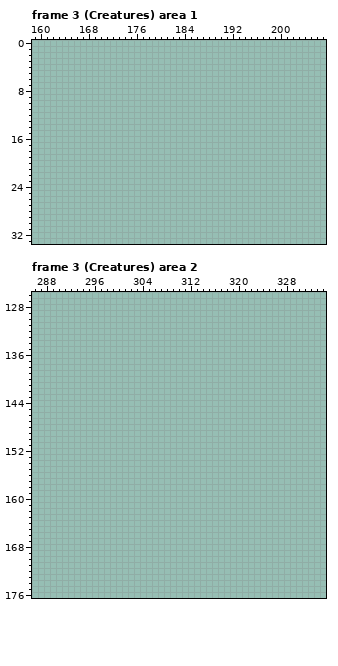
Two versions of one pixel-art file, Assets/Aseprite Files/Tower Tiles.aseprite. That is the earlier state.
640x360 pixels, 3 frames. Colours within 5 levels of each other are drawn and written as one. Shown: frame 3 (Creatures) area 1: x 159..207, y 0..33; frame 3 (Creatures) area 2: x 286..334, y 126..176.
The same view after the edit:
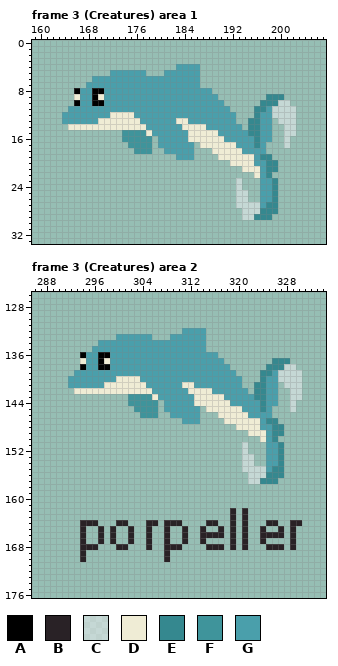
Palette (. is transparent): A #000000  B #292226  C #f7f4f77c  D #efecd5  E #35888f  F #3f949b  G #4a9fab
Edits made:
Frame 3 (Creatures) area 1, layer "Structure":
y 4: x 183..186 .... -> GGGG
y 5: x 172..177 ...... -> GGGGGG; x 181..186 ...... -> GGGGGG
y 6: x 169..186 .................. -> GGGGGGGGGGGGGGGGGG
y 7: x 168..186 ................... -> GGGGGGGGGGGGGGGGGGG
y 8: x 166..188 ....................... -> AGGAAGGGGGGGGGGGGGGGGGG
y 9: x 166..189 ........................ -> DGGADGGGGGGGGGGGGGGGGGGG; x 198..200 ... -> EEE
y 10: x 166..190 ......................... -> AGGAAGGGGGGGGGGGGGGGGGGGG; x 197..201 ..... -> EEECC
y 11: x 165..191 ........................... -> GGGGGGGGGGGGGGGGGGGGGGGGGGG; x 196..202 ....... -> EEGCCCC
y 12: x 164..192 ............................. -> GGGGGGGGDDDDGGGGGGGGGGGGGGGGG; x 196..202 ....... -> EGGCCCC
y 13: x 164..192 ............................. -> GGGGGGDDDDDDDGGGGGGDDGGGGGGGG; x 195..198 .... -> EEGG; x 200..202 ... -> CCC
y 14: x 165..193 ............................. -> DDDDDDDDDDDDDGGGGGGDDDDGGGGGG; x 195..198 .... -> EEGG; x 201..202 .. -> CC
y 15: x 174..198 ......................... -> FFFFDGGGGGGDDDDDGGGGGEEGG; x 201..202 .. -> CC
y 16: x 174..178 ..... -> FFFFF; x 180..198 ................... -> GGGGGDDDDDDGGGGGEGG; x 201 . -> C
y 17: x 175..178 .... -> FFFF; x 180..185 ...... -> GGGGGG; x 187..197 ........... -> DDDDDDGGGEG; x 201 . -> C
y 18: x 176..178 ... -> FFF; x 181..185 ..... -> GGGGG; x 189..197 ......... -> DDDDDGGGG
y 19: x 183..185 ... -> GGG; x 190..198 ......... -> DDDDDDGEE
y 20: x 192..199 ........ -> DDDDGGEE
y 21: x 194..199 ...... -> DDDGEE
y 22: x 196..198 ... -> DGE
y 23..24: x 193 . -> C; x 197..199 ... -> GGE
y 25..26: x 193..194 .. -> CC; x 197..199 ... -> GGE
y 27: x 193..199 ....... -> CCCCGEE
y 28: x 194..199 ...... -> CCCEEE
y 29: x 194..198 ..... -> CCEEE
Frame 3 (Creatures) area 2, layer "Structure":
y 132: x 311..314 .... -> GGGG
y 133: x 300..305 ...... -> GGGGGG; x 309..314 ...... -> GGGGGG
y 134: x 297..314 .................. -> GGGGGGGGGGGGGGGGGG
y 135: x 296..314 ................... -> GGGGGGGGGGGGGGGGGGG
y 136: x 294..316 ....................... -> AGGAAGGGGGGGGGGGGGGGGGG
y 137: x 294..317 ........................ -> DGGADGGGGGGGGGGGGGGGGGGG; x 326..328 ... -> EEE
y 138: x 294..318 ......................... -> AGGAAGGGGGGGGGGGGGGGGGGGG; x 325..329 ..... -> EEECC
y 139: x 293..319 ........................... -> GGGGGGGGGGGGGGGGGGGGGGGGGGG; x 324..330 ....... -> EEGCCCC
y 140: x 292..320 ............................. -> GGGGGGGGDDDDGGGGGGGGGGGGGGGGG; x 324..330 ....... -> EGGCCCC
y 141: x 292..320 ............................. -> GGGGGGDDDDDDDGGGGGGDDGGGGGGGG; x 323..326 .... -> EEGG; x 328..330 ... -> CCC
y 142: x 293..321 ............................. -> DDDDDDDDDDDDDGGGGGGDDDDGGGGGG; x 323..326 .... -> EEGG; x 329..330 .. -> CC
y 143: x 302..326 ......................... -> FFFFDGGGGGGDDDDDGGGGGEEGG; x 329..330 .. -> CC
y 144: x 302..306 ..... -> FFFFF; x 308..326 ................... -> GGGGGDDDDDDGGGGGEGG; x 329 . -> C
y 145: x 303..306 .... -> FFFF; x 308..313 ...... -> GGGGGG; x 315..325 ........... -> DDDDDDGGGEG; x 329 . -> C
y 146: x 304..306 ... -> FFF; x 309..313 ..... -> GGGGG; x 317..325 ......... -> DDDDDGGGG
y 147: x 311..313 ... -> GGG; x 318..326 ......... -> DDDDDDGEE
y 148: x 320..327 ........ -> DDDDGGEE
y 149: x 322..327 ...... -> DDDGEE
y 150: x 324..326 ... -> DGE
y 151..152: x 321 . -> C; x 325..327 ... -> GGE
y 153..154: x 321..322 .. -> CC; x 325..327 ... -> GGE
y 155: x 321..327 ....... -> CCCCGEE
y 156: x 322..327 ...... -> CCCEEE
y 157: x 322..326 ..... -> CCEEE
y 162..163: x 319 . -> B; x 321 . -> B
y 164: x 294..296 ... -> BBB; x 300..301 .. -> BB; x 305..306 .. -> BB; x 308..310 ... -> BBB; x 315..316 .. -> BB; x 319 . -> B; x 321 . -> B; x 325..326 .. -> BB; x 329..330 .. -> BB
y 165: x 294 . -> B; x 297 . -> B; x 299 . -> B; x 302 . -> B; x 305 . -> B; x 308 . -> B; x 311 . -> B; x 314 . -> B; x 317 . -> B; x 319 . -> B; x 321 . -> B; x 324 . -> B; x 327 . -> B; x 329 . -> B
y 166: x 294 . -> B; x 297 . -> B; x 299 . -> B; x 302 . -> B; x 305 . -> B; x 308 . -> B; x 311 . -> B; x 314..317 .... -> BBBB; x 319 . -> B; x 321 . -> B; x 324..327 .... -> BBBB; x 329 . -> B
y 167: x 294 . -> B; x 297 . -> B; x 299 . -> B; x 302 . -> B; x 305 . -> B; x 308 . -> B; x 311 . -> B; x 314 . -> B; x 319 . -> B; x 321 . -> B; x 324 . -> B; x 329 . -> B
y 168: x 294..296 ... -> BBB; x 300..301 .. -> BB; x 305 . -> B; x 308..310 ... -> BBB; x 315..317 ... -> BBB; x 319 . -> B; x 321 . -> B; x 325..327 ... -> BBB; x 329 . -> B
y 169..170: x 294 . -> B; x 308 . -> B
